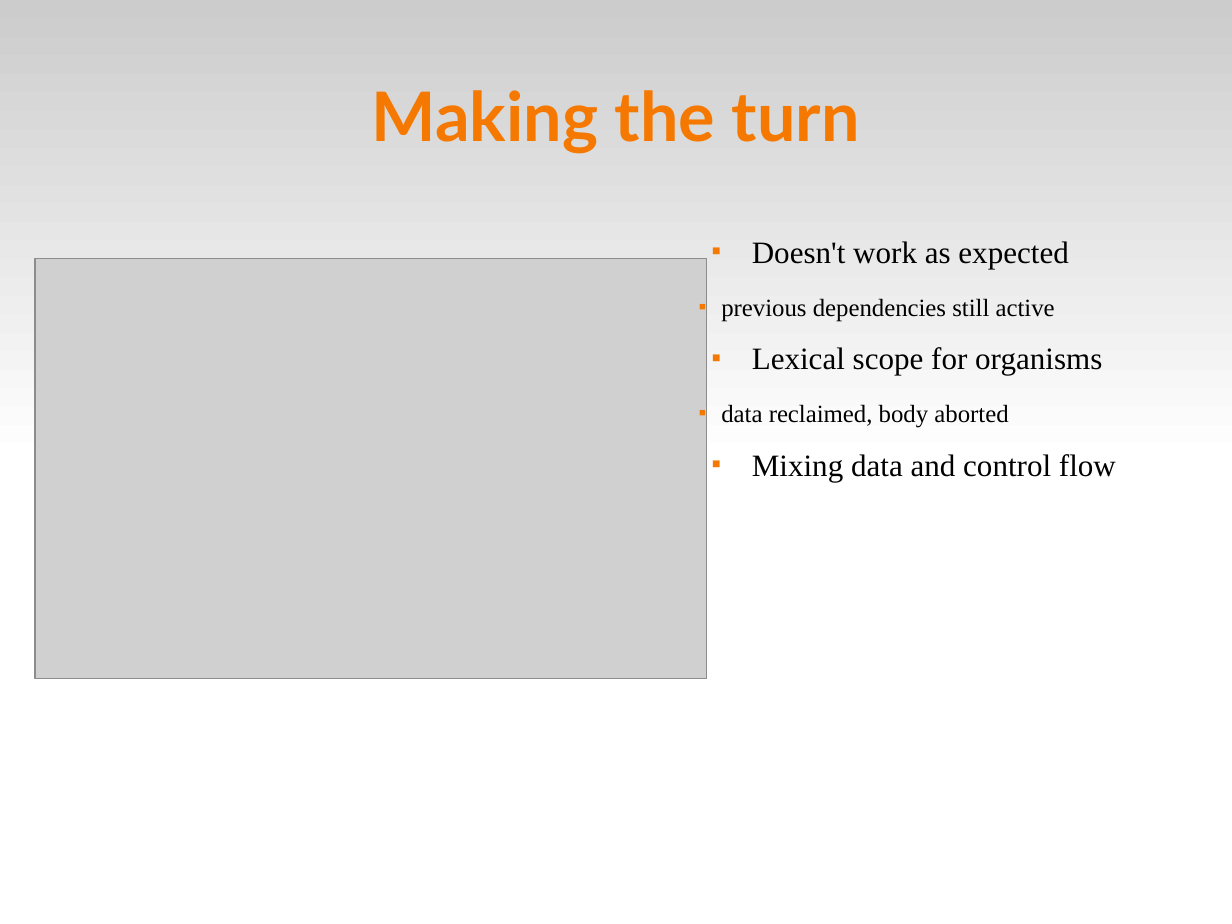
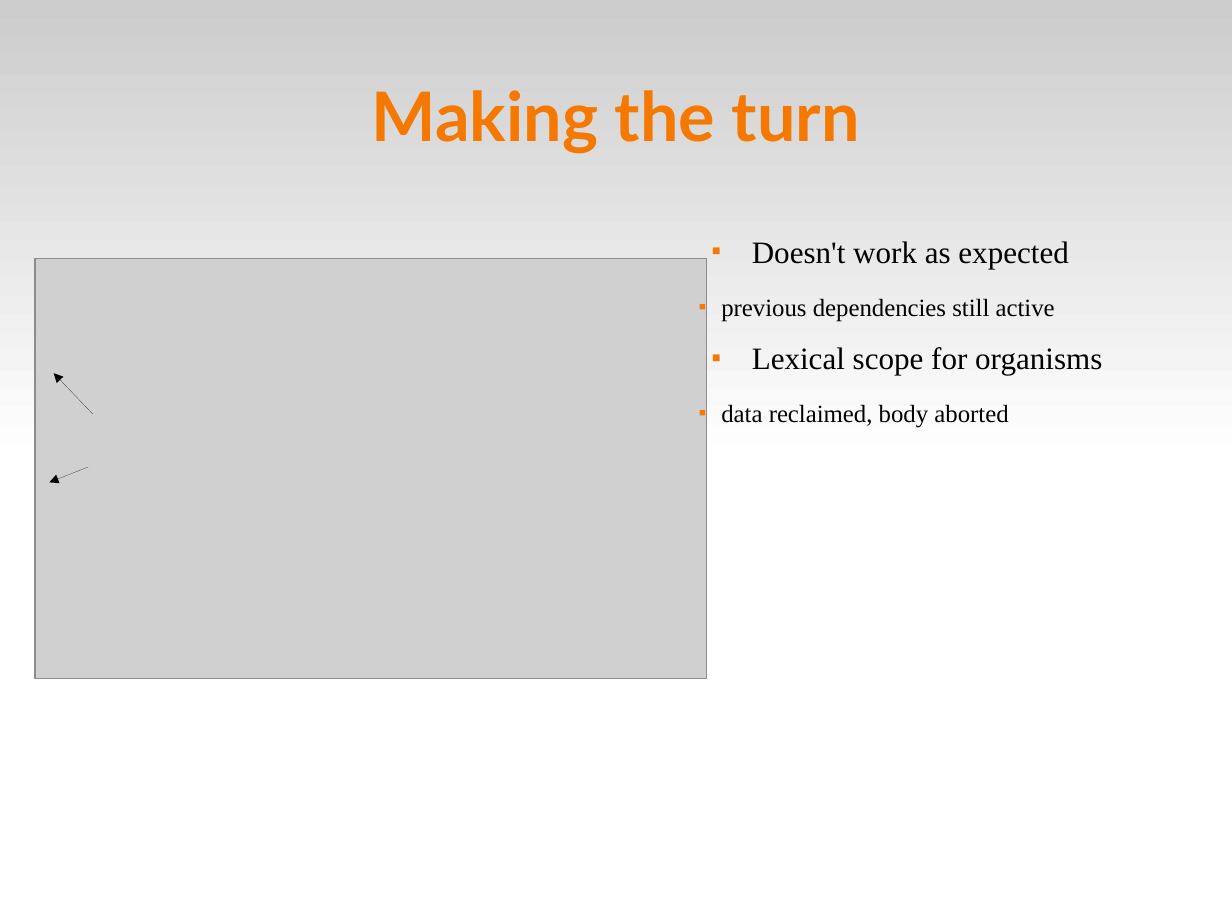
Before and after one commit to fsantanna-no/ceu-docs, a slide deck: slide 67 of ceu_curryon-expanded.odp (slide 66 before the commit). Drawn at 1232x924 pixels with LibreOffice and Linux fonts; fonts in the diff are those of the drawing; grey boxes stand for pictures. Boxes give left, top, right and bottom in pixels: in the first picture for what was removed or moved away, otherwise in the second. Text is boxed around its words. In the diff, an @@ line names an element or a change of style, - is before the commit and + after.

```diff
--- a/ceu_curryon-expanded.odp
+++ b/ceu_curryon-expanded.odp
@@ arrow added from (93, 414) to (54, 373), #000000 0 pt @@
@@ arrow added from (88, 467) to (49, 483), #000000 0 pt @@
@@ text at bbox=[752, 454, 1116, 482]: paragraph removed @@
-■ Mixing data and control flow
```
Also in this commit, not shown: 22 other slides changed, 1 slide added, 2 slides removed, 2 other files.
